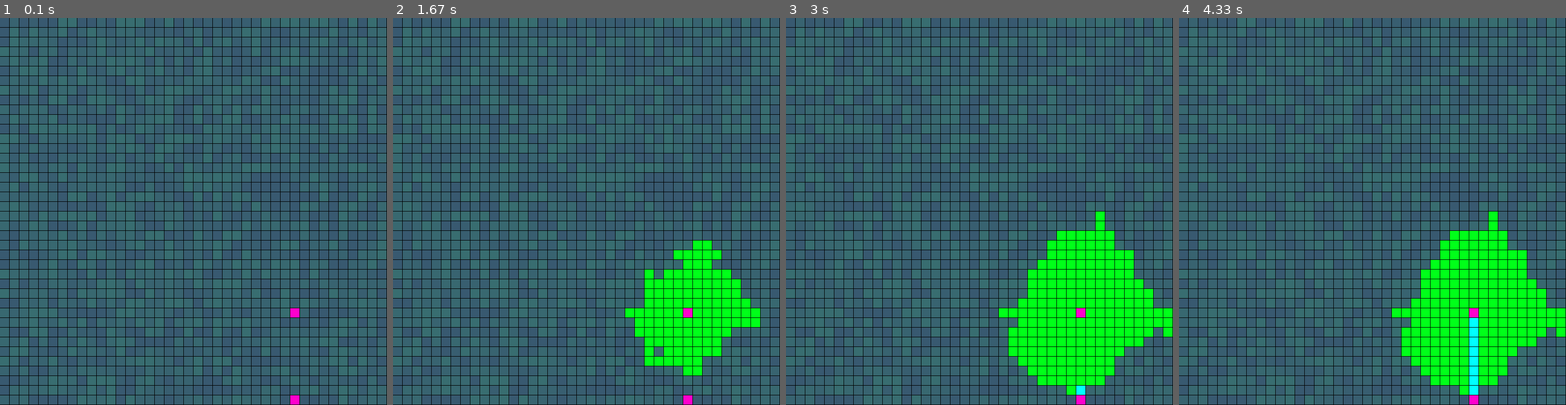
Above: before the commit, frames 1-4 (left to right).
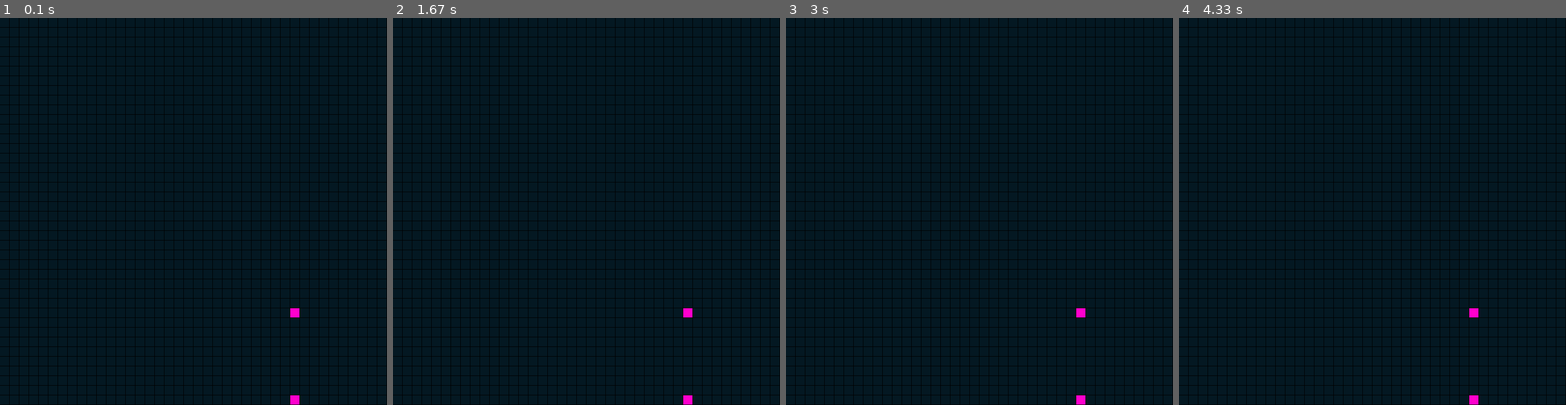
Above: after the commit, the same moments.

Repository: shihab-ahmed/AlgorithmVisualization
Game: pygame game, started from VisAstar.py
Same seed, same stepped clock (60 frames per second), same inputs: the game is played once before the commit and once after it.
Inputs (mouse positions are in pixels of both pictures, inside the frame that each line leads up to):
- Up to frame 1 (0.1 s): no input
- Up to frame 2 (1.67 s): hold P 0.33-0.8 s; move the mouse to (571, 226) at 0.37 s; press the mouse at (632, 246) at 0.87 s; move the mouse to (559, 157) at 0.97 s; release the mouse at (485, 68) at 1.1 s
- Up to frame 3 (3 s): no input
- Up to frame 4 (4.33 s): no input

The runs differ from the first frame. In frame 1, 90% of the frame differs, in the area x 0-100%, y 0-100%; in frame 2, 90%; in frame 3, 90%; in frame 4, 90%.

Commit message:
Implementing Astar Algorithm

Diff:
--- a/VisAstar.py
+++ b/VisAstar.py
@@ -1,8 +1,9 @@
 import random
-
+#https://github.com/BaijayantaRoy/Medium-Article/blob/master/A_Star.ipynb
+#https://github.com/nas-programmer/path-finding/blob/master/astar.py
 import pygame
 import sys
-
+import math
 pygame.init()
 
 # Screen Properties
@@ -41,24 +42,29 @@
         self.parentNode = None
         self.rect = pygame.Rect(CELL_WIDTH * self.x, CELL_HEIGHT * self.y, CELL_WIDTH - 1, CELL_HEIGHT - 1)
         self.visited = False
-        self.dist = 0
         self.block = False
-        self.weight = random.randint(1,5)
+        self.f = 0
+        self.g = 0
+        self.h = 0
     def add_neighbors(self, grid):
         if self.x > 0:
             self.neighbour.append(grid[self.x - 1][self.y])
-            # print(i - 1, j)
         if self.x < TOTAL_COL - 1:
             self.neighbour.append(grid[self.x + 1][self.y])
-            # print(i + 1, j)
         if self.y > 0:
             self.neighbour.append(grid[self.x][self.y - 1])
-            # print(i, j-1)
         if self.y < TOTAL_ROW - 1:
             self.neighbour.append(grid[self.x][self.y + 1])
+        if self.x < TOTAL_COL - 1 and self.y < TOTAL_ROW - 1:
+            self.neighbour.append(grid[self.x + 1][self.y + 1])
+        if self.x < TOTAL_COL - 1 and self.y > 0:
+            self.neighbour.append(grid[self.x + 1][self.y - 1])
+        if self.x > 0 and self.y < TOTAL_ROW - 1:
+            self.neighbour.append(grid[self.x - 1][self.y + 1])
+        if self.x > 0 and self.y > 0:
+            self.neighbour.append(grid[self.x - 1][self.y - 1])
 
     def DrawNode(self):
-        DARK_BLUE = (56, 84+self.weight*5, 112)
         pygame.draw.rect(WINDOW, DARK_BLUE, self.rect)
 
     def DrawVisited(self):
@@ -85,6 +91,8 @@
             arr.append(node)
         Grid.append(arr)
 
+def heuristics(a, b):
+    return math.sqrt((a.x - b.x)**2 + abs(a.y - b.y)**2)
 
 def add_neighbor():
     for i in range(TOTAL_ROW):
@@ -95,15 +103,6 @@
     print("Closing")
     pygame.quit()
     sys.exit()
-
-
-def get_min_cost():
-    min_node = next(iter(cost))
-    for x in cost:
-        if cost[min_node] > cost[x] and not x.visited:
-            min_node = x
-    return min_node
-
 
 def show_update(source, destination):
     WINDOW.fill(BLACK)
@@ -135,7 +134,6 @@
     source = Grid[30][30]
     destination = Grid[30][39]
     isPathFound = False
-    lim=0
     show_update(source,destination)
     while True:
         for event in pygame.event.get():
@@ -148,7 +146,7 @@
                         row = event.pos[1] // CELL_HEIGHT
                         if Grid[col][row]!=source and Grid[col][row]!=destination :
                             Grid[col][row].block = True
-                            show_update(source,destination)
+                            #show_update(source,destination)
             if event.type == pygame.MOUSEMOTION:
                 if pygame.mouse.get_pressed()[0]:
                     if isDrawingWall:
@@ -156,29 +154,15 @@
                         row = event.pos[1] // CELL_HEIGHT
                         if Grid[col][row] != source and Grid[col][row] != destination:
                             Grid[col][row].block = True
-                            show_update(source,destination)
+                            #show_update(source, destination)
             if event.type == pygame.KEYDOWN:
                 if event.key == pygame.K_p:
-                    isDrawingWall = False
-                    current_node = source
-                    cost[current_node] = 0
-                    while current_node != destination:
-                        for node in current_node.neighbour:
-                            if node.weight + cost[current_node] < cost[node] and not node.block:
-                                cost[node] = node.weight + cost[current_node]
-                                node.parentNode = current_node
-                        current_node.visited = True
-                        current_node = get_min_cost()
-                        if current_node==destination:
-                            isPathFound=True
-                            break
-                        show_update(source, destination)
                     if isPathFound:
                         current_node = destination
                         while current_node != source:
                             path.append(current_node)
                             current_node = current_node.parentNode
-                            show_update(source,destination)
+                            #show_update(source,destination)
 
 if __name__ == "__main__":
     main()
--- a/VisDijkstra.py
+++ b/VisDijkstra.py
@@ -33,6 +33,7 @@
 visited = []
 cost = {}
 
+
 class Node:
     def __init__(self, row, col):
         self.x = row
@@ -43,22 +44,20 @@
         self.visited = False
         self.dist = 0
         self.block = False
-        self.weight = random.randint(1,5)
+        self.weight = random.randint(1, 5)
+
     def add_neighbors(self, grid):
         if self.x > 0:
             self.neighbour.append(grid[self.x - 1][self.y])
-            # print(i - 1, j)
         if self.x < TOTAL_COL - 1:
             self.neighbour.append(grid[self.x + 1][self.y])
-            # print(i + 1, j)
         if self.y > 0:
             self.neighbour.append(grid[self.x][self.y - 1])
-            # print(i, j-1)
         if self.y < TOTAL_ROW - 1:
             self.neighbour.append(grid[self.x][self.y + 1])
 
     def DrawNode(self):
-        DARK_BLUE = (56, 84+self.weight*5, 112)
+        DARK_BLUE = (56, 84 + self.weight * 5, 112)
         pygame.draw.rect(WINDOW, DARK_BLUE, self.rect)
 
     def DrawVisited(self):
@@ -76,6 +75,7 @@
     def DrawSourceAndDestination(self):
         pygame.draw.rect(WINDOW, PINK, self.rect)
 
+
 def create_grid():
     for i in range(TOTAL_ROW):
         arr = []
@@ -90,6 +90,7 @@
     for i in range(TOTAL_ROW):
         for j in range(TOTAL_COL):
             Grid[i][j].add_neighbors(Grid)
+
 
 def close():
     print("Closing")
@@ -106,6 +107,7 @@
 
 
 def show_update(source, destination):
+    count=0
     WINDOW.fill(BLACK)
     for i in range(TOTAL_ROW):
         for j in range(TOTAL_COL):
@@ -115,15 +117,17 @@
                 node.DrawPath()
             elif node.visited:
                 node.DrawVisited()
-            if node in queue:
+                count+=1
+            elif node in queue:
                 node.DrawQueue()
-            if node.block:
+            elif node.block:
                 node.DrawBlock()
-            if node == source:
+            elif node == source:
                 node.DrawSourceAndDestination()
-            if node == destination:
+            elif node == destination:
                 node.DrawSourceAndDestination()
             pass
+    print(count)
     pygame.display.flip()
 
 
@@ -135,8 +139,7 @@
     source = Grid[30][30]
     destination = Grid[30][39]
     isPathFound = False
-    lim=0
-    show_update(source,destination)
+    show_update(source, destination)
     while True:
         for event in pygame.event.get():
             if event.type == pygame.QUIT:
@@ -146,9 +149,9 @@
                     if isDrawingWall:
                         col = event.pos[0] // CELL_WIDTH
                         row = event.pos[1] // CELL_HEIGHT
-                        if Grid[col][row]!=source and Grid[col][row]!=destination :
+                        if Grid[col][row] != source and Grid[col][row] != destination:
                             Grid[col][row].block = True
-                            show_update(source,destination)
+                            show_update(source, destination)
             if event.type == pygame.MOUSEMOTION:
                 if pygame.mouse.get_pressed()[0]:
                     if isDrawingWall:
@@ -156,7 +159,7 @@
                         row = event.pos[1] // CELL_HEIGHT
                         if Grid[col][row] != source and Grid[col][row] != destination:
                             Grid[col][row].block = True
-                            show_update(source,destination)
+                            show_update(source, destination)
             if event.type == pygame.KEYDOWN:
                 if event.key == pygame.K_p:
                     isDrawingWall = False
@@ -167,10 +170,11 @@
                             if node.weight + cost[current_node] < cost[node] and not node.block:
                                 cost[node] = node.weight + cost[current_node]
                                 node.parentNode = current_node
-                        current_node.visited = True
-                        current_node = get_min_cost()
-                        if current_node==destination:
-                            isPathFound=True
+                        if not current_node.visited:
+                            current_node.visited = True
+                            current_node = get_min_cost()
+                        if current_node == destination:
+                            isPathFound = True
                             break
                         show_update(source, destination)
                     if isPathFound:
@@ -178,7 +182,8 @@
                         while current_node != source:
                             path.append(current_node)
                             current_node = current_node.parentNode
-                            show_update(source,destination)
+                            show_update(source, destination)
+
 
 if __name__ == "__main__":
     main()
